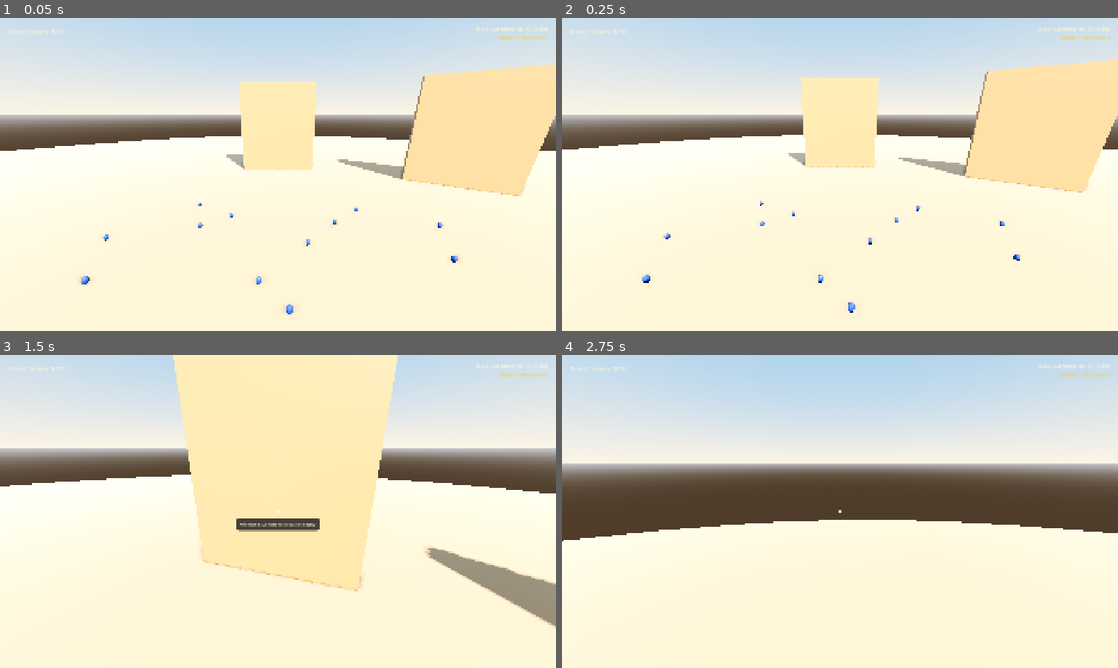
Above: before the commit, frames 1-4 (two rows, left to right).
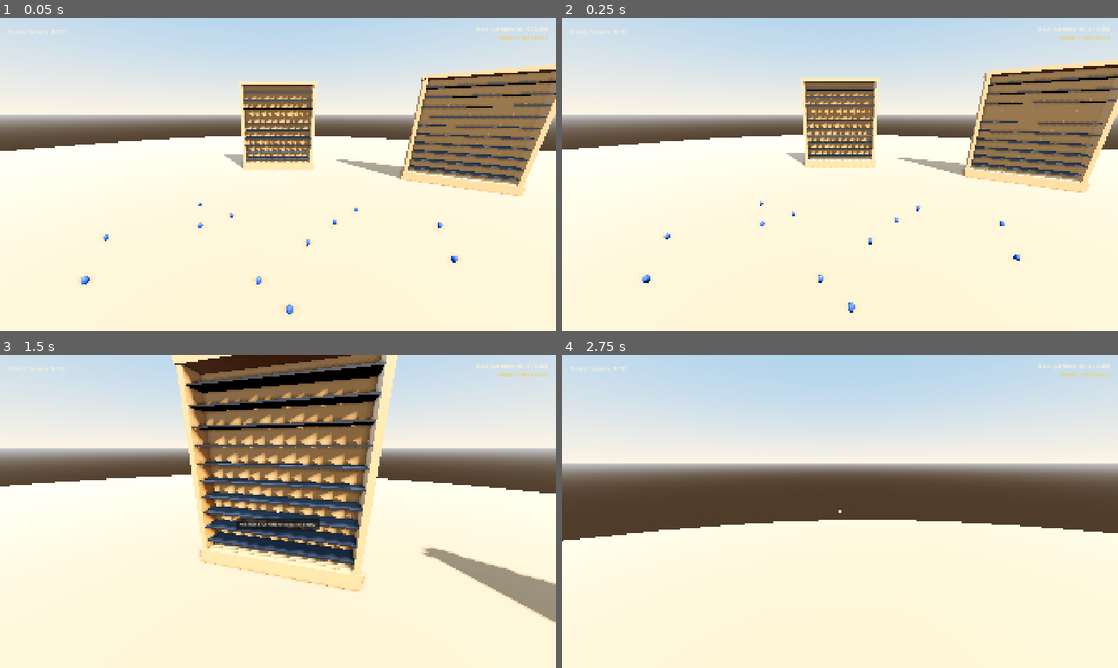
Above: after the commit, the same moments.

Repository: JS-Marinn/the-grand-eggsposition
Game: Godot game, scene res://scenes/main/game.tscn
Two runs of this game, one before a commit and one after it. Both use one fixed random seed, a clock stepped at 60 frames per second and the inputs below.
Inputs (mouse positions are in pixels of both pictures, inside the frame that each line leads up to):
- Up to frame 1 (0.05 s): no input
- Up to frame 2 (0.25 s): no input
- Up to frame 3 (1.5 s): tap Enter at 0.5 s; move the mouse to (305, 511) at 0.52 s; press the mouse at (305, 511) at 0.53 s; hold W (move_forward) from 0.53 s (still down); move the mouse to (250, 511) at 1.27 s; release the mouse at (250, 511) at 1.28 s; tap Q (resonance_chime) at 1.35 s
- Up to frame 4 (2.75 s): keep holding W (move_forward); move the mouse to (851, 505) at 2.02 s; hold Shift (sprint) from 2.03 s (still down)

The runs differ from the first frame. In frame 1, 11% of the frame differs, in the area x 40-100%, y 16-57%; in frame 2, 11%; in frame 3, 21%, in the area x 30-100%, y 0-88%; in frame 4, nothing differs.

Commit message:
feat(showcase): convert solid cabinet into open boutique vitrine with 10 velvet shelves and visible colored eggs
- Replaced solid CabinetMesh with open architectural vitrine (back panel, side pillars, plinth, and crown moulding)
- Implemented 10 procedural midnight-navy velvet shelves (one per dozen)
- Configured MultiMeshInstance3D with per-instance color support and PBR egg materials
- Positioned deposited eggs cleanly on top of their designated shelves (Z = 0.04, resting on velvet)
- Added get_egg_for_showcase_dozen() helper in GameManager to apply accurate egg colors

Diff:
--- a/scenes/atrium/showcase_unit.tscn
+++ b/scenes/atrium/showcase_unit.tscn
@@ -6,9 +6,21 @@
 albedo_color = Color(0.72, 0.52, 0.32, 1)
 roughness = 0.45
 
-[sub_resource type="BoxMesh" id="BoxMesh_frame"]
+[sub_resource type="BoxMesh" id="BoxMesh_back"]
 material = SubResource("StandardMaterial3D_oak")
-size = Vector3(2.2, 2.6, 0.4)
+size = Vector3(2.2, 2.5, 0.04)
+
+[sub_resource type="BoxMesh" id="BoxMesh_pillar"]
+material = SubResource("StandardMaterial3D_oak")
+size = Vector3(0.08, 2.5, 0.36)
+
+[sub_resource type="BoxMesh" id="BoxMesh_plinth"]
+material = SubResource("StandardMaterial3D_oak")
+size = Vector3(2.24, 0.22, 0.42)
+
+[sub_resource type="BoxMesh" id="BoxMesh_crown"]
+material = SubResource("StandardMaterial3D_oak")
+size = Vector3(2.24, 0.08, 0.40)
 
 [sub_resource type="BoxShape3D" id="BoxShape3D_interaction"]
 size = Vector3(2.4, 2.8, 0.8)
@@ -16,9 +28,25 @@
 [node name="ShowcaseUnit" type="Node3D"]
 script = ExtResource("1_showcase_script")
 
-[node name="CabinetMesh" type="MeshInstance3D" parent="."]
-transform = Transform3D(1, 0, 0, 0, 1, 0, 0, 0, 1, 0, 1.3, 0)
-mesh = SubResource("BoxMesh_frame")
+[node name="BackPanel" type="MeshInstance3D" parent="."]
+transform = Transform3D(1, 0, 0, 0, 1, 0, 0, 0, 1, 0, 1.35, -0.16)
+mesh = SubResource("BoxMesh_back")
+
+[node name="PillarLeft" type="MeshInstance3D" parent="."]
+transform = Transform3D(1, 0, 0, 0, 1, 0, 0, 0, 1, -1.06, 1.35, 0)
+mesh = SubResource("BoxMesh_pillar")
+
+[node name="PillarRight" type="MeshInstance3D" parent="."]
+transform = Transform3D(1, 0, 0, 0, 1, 0, 0, 0, 1, 1.06, 1.35, 0)
+mesh = SubResource("BoxMesh_pillar")
+
+[node name="PlinthBase" type="MeshInstance3D" parent="."]
+transform = Transform3D(1, 0, 0, 0, 1, 0, 0, 0, 1, 0, 0.11, 0)
+mesh = SubResource("BoxMesh_plinth")
+
+[node name="CrownTop" type="MeshInstance3D" parent="."]
+transform = Transform3D(1, 0, 0, 0, 1, 0, 0, 0, 1, 0, 2.56, 0)
+mesh = SubResource("BoxMesh_crown")
 
 [node name="InteractionArea" type="Area3D" parent="."]
 transform = Transform3D(1, 0, 0, 0, 1, 0, 0, 0, 1, 0, 1.4, 0)
--- a/scripts/autoload/game_manager.gd
+++ b/scripts/autoload/game_manager.gd
@@ -97,3 +97,10 @@
 		if egg.showcase_id == showcase_id:
 			return true
 	return false
+
+## Returns the EggData definition associated with a given showcase and dozen slot
+func get_egg_for_showcase_dozen(showcase: int, dozen: int) -> EggData:
+	for egg: EggData in egg_database.values():
+		if egg.showcase_id == showcase and egg.dozen_group == dozen:
+			return egg
+	return null
--- a/scripts/environment/showcase_unit.gd
+++ b/scripts/environment/showcase_unit.gd
@@ -17,27 +17,61 @@
 
 var multimesh_instance: MultiMeshInstance3D
 var interaction_area: Area3D
+var shelves_container: Node3D
 
 func _ready() -> void:
+	_setup_shelves()
 	_setup_multimesh()
 	_setup_interaction_area()
+	_refresh_visuals()
 	GameManager.egg_placed.connect(_on_egg_placed)
 
+func _setup_shelves() -> void:
+	shelves_container = get_node_or_null("Shelves")
+	if not shelves_container:
+		shelves_container = Node3D.new()
+		shelves_container.name = "Shelves"
+		add_child(shelves_container)
+
+		var shelf_mesh: BoxMesh = BoxMesh.new()
+		shelf_mesh.size = Vector3(2.04, 0.02, 0.32)
+
+		var velvet_mat: StandardMaterial3D = StandardMaterial3D.new()
+		velvet_mat.albedo_color = Color(0.12, 0.13, 0.18, 1.0) # Midnight navy velvet
+		velvet_mat.roughness = 0.65
+		shelf_mesh.material = velvet_mat
+
+		for d in range(DOZENS_COUNT):
+			var mi: MeshInstance3D = MeshInstance3D.new()
+			mi.mesh = shelf_mesh
+			mi.position = Vector3(0, 0.35 + float(d) * 0.22, 0.0)
+			shelves_container.add_child(mi)
+
 func _setup_multimesh() -> void:
-	multimesh_instance = MultiMeshInstance3D.new()
-	var multimesh: MultiMesh = MultiMesh.new()
-	multimesh.transform_format = MultiMesh.TRANSFORM_3D
-	multimesh.instance_count = TOTAL_CAPACITY
-	multimesh.visible_instance_count = 0 # Initially empty until eggs are placed
+	multimesh_instance = get_node_or_null("MultiMeshInstance3D")
+	if not multimesh_instance:
+		multimesh_instance = MultiMeshInstance3D.new()
+		multimesh_instance.name = "MultiMeshInstance3D"
+		var multimesh: MultiMesh = MultiMesh.new()
+		multimesh.transform_format = MultiMesh.TRANSFORM_3D
+		multimesh.use_colors = true
+		multimesh.instance_count = TOTAL_CAPACITY
+		multimesh.visible_instance_count = 0
 
-	# Goose egg mesh (~8.5 cm height)
-	var sphere: SphereMesh = SphereMesh.new()
-	sphere.radius = 0.03
-	sphere.height = 0.085
-	multimesh.mesh = sphere
+		# Goose egg mesh (~8.5 cm height, 6 cm diameter)
+		var sphere: SphereMesh = SphereMesh.new()
+		sphere.radius = 0.03
+		sphere.height = 0.085
 
-	multimesh_instance.multimesh = multimesh
-	add_child(multimesh_instance)
+		var egg_mat: StandardMaterial3D = StandardMaterial3D.new()
+		egg_mat.vertex_color_use_as_albedo = true
+		egg_mat.roughness = 0.25
+		egg_mat.metallic = 0.2
+		sphere.material = egg_mat
+
+		multimesh.mesh = sphere
+		multimesh_instance.multimesh = multimesh
+		add_child(multimesh_instance)
 
 func _setup_interaction_area() -> void:
 	interaction_area = get_node_or_null("InteractionArea")
@@ -68,21 +102,27 @@
 			return true
 	return false
 
-func _on_egg_placed(egg_data: EggData, target_showcase: int, _dozen: int) -> void:
+func _on_egg_placed(_egg_data: EggData, target_showcase: int, _dozen: int) -> void:
 	if target_showcase == showcase_id:
 		_refresh_visuals()
 
 func _refresh_visuals() -> void:
+	if not multimesh_instance or not multimesh_instance.multimesh:
+		return
 	var placed_idx: int = 0
 	var mm: MultiMesh = multimesh_instance.multimesh
 
 	for d in range(1, DOZENS_COUNT + 1):
 		var count: int = GameManager.showcase_state[showcase_id].get(d, 0)
+		var egg_info: EggData = GameManager.get_egg_for_showcase_dozen(showcase_id, d)
+		var egg_col: Color = egg_info.albedo_color if egg_info else Color(0.15, 0.35, 0.75)
+
 		for s in range(count):
-			var shelf_y: float = 0.3 + (float(d - 1) * 0.22)
-			var slot_x: float = -0.9 + (float(s) * 0.16)
-			var egg_transform: Transform3D = Transform3D(Basis(), Vector3(slot_x, shelf_y, 0))
+			var shelf_y: float = 0.35 + float(d - 1) * 0.22 + 0.05
+			var slot_x: float = -0.88 + float(s) * 0.16
+			var egg_transform: Transform3D = Transform3D(Basis(), Vector3(slot_x, shelf_y, 0.04))
 			mm.set_instance_transform(placed_idx, egg_transform)
+			mm.set_instance_color(placed_idx, egg_col)
 			placed_idx += 1
 
 	mm.visible_instance_count = placed_idx
Not shown: 1 places in scenes/atrium/showcase_unit.tscn that only renumber resources
